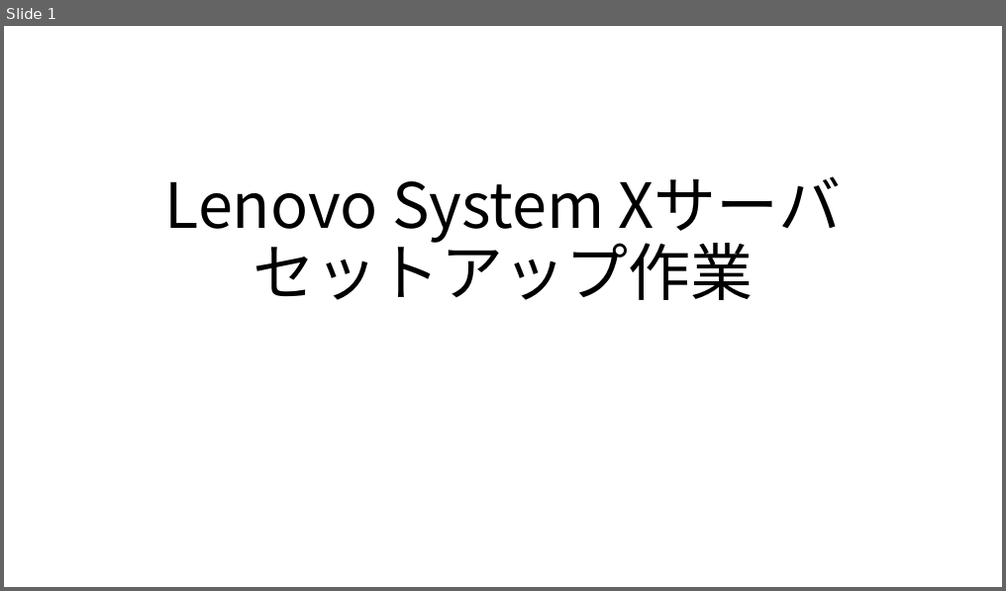
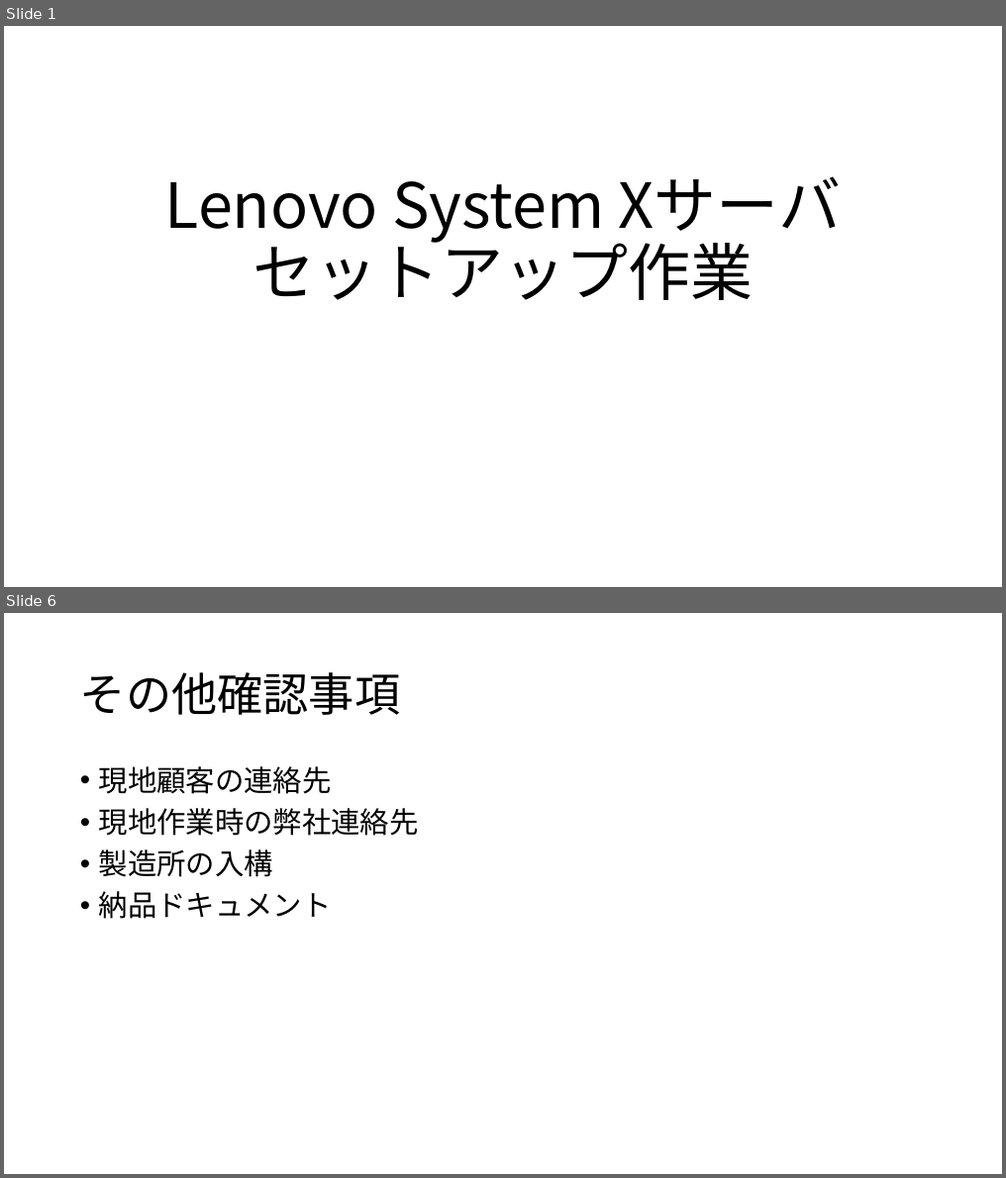
Before and after one commit to satoki-shiro/Sharing, a slide deck: ServerKitting.pptx. Shown one above the other, each under a label of ours: slide 1 before the commit, slides 1 and 6 after it; the slides between them are not shown. The pictures are 1006x591 and 1006x1178 pixels, drawn with LibreOffice and Linux fonts; fonts in the diff are those of the drawing. Boxes give left, top, right and bottom in pixels: in the first picture for what was removed or moved away, otherwise in the second. Text is boxed around its words. In the diff, an @@ line names an element or a change of style, - is before the commit and + after.

```diff
--- a/ServerKitting.pptx
+++ b/ServerKitting.pptx
@@ slide 6 added at bbox=[4, 613, 1002, 1174], background #FFFFFF @@
@@ title added at bbox=[80, 672, 400, 715], 44 pt, text #000000 @@
+その他確認事項
@@ text added at bbox=[99, 766, 419, 919], 28 pt, text #000000 @@
+• 現地顧客の連絡先
+• 現地作業時の弊社連絡先
+• 製造所の入構
+• 納品ドキュメント
```
Also in this commit, not shown: 2 slides changed, 2 other slides added.
